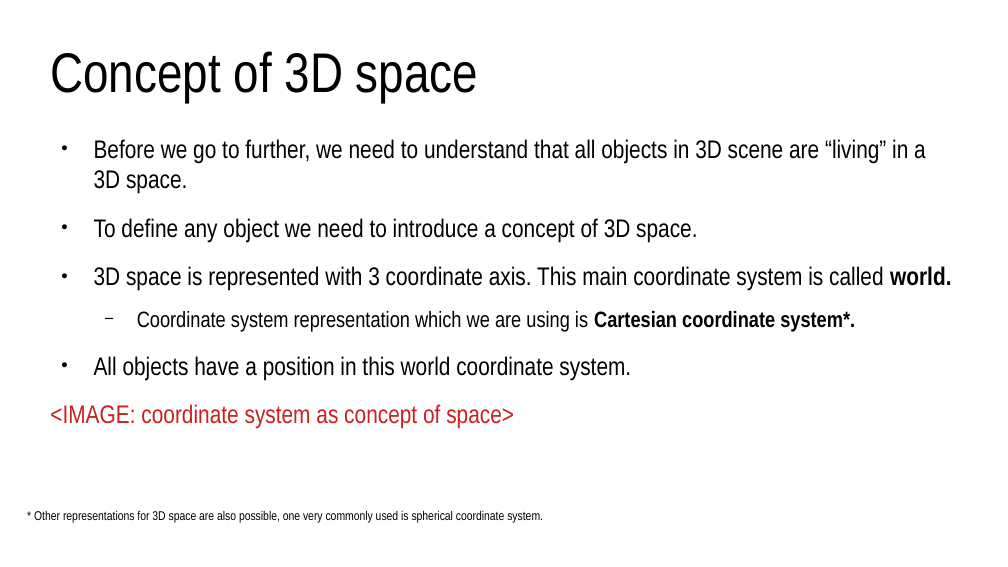
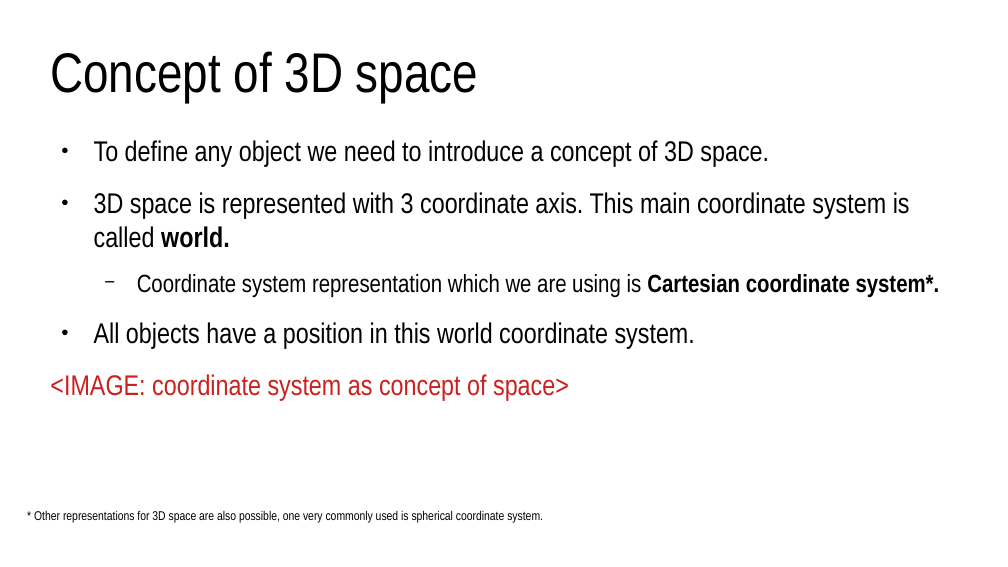
Before and after one commit to lorentzo/IntroductionToComputerGraphics, a slide deck: slide 10 of lectures/2_overview_computer_image_generation/computer_image_generation_overview.odp. Drawn at 1008x567 pixels with LibreOffice and Linux fonts; fonts in the diff are those of the drawing. Boxes give left, top, right and bottom in pixels: in the first picture for what was removed or moved away, otherwise in the second. Text is boxed around its words. In the diff, an @@ line names an element or a change of style, - is before the commit and + after.

Commit message:
intro, overview, rasterization, images

```diff
--- a/lectures/2_overview_computer_image_generation/computer_image_generation_overview.odp
+++ b/lectures/2_overview_computer_image_generation/computer_image_generation_overview.odp
@@ text "To define any object we ..." at [50, 140, 940, 401]: size 20 to 22.4 pt in "To define any object we need to ...", "3D space is represented with 3 coordinate ...", "All objects have a position in this ...", "<IMAGE: coordinate system as concept of space>"; size 17.5 to 19.6 pt in "Coordinate system representation which we are using ..." @@
@@ text at [94, 139, 926, 194]: paragraph removed @@
-● Before we go to further, we need to understand that all objects in 3D scene are “living” in a 3D space.
```
Also in this commit, not shown: 5 other slides changed, 3 slides added, 2 slides removed, 7 other files.
